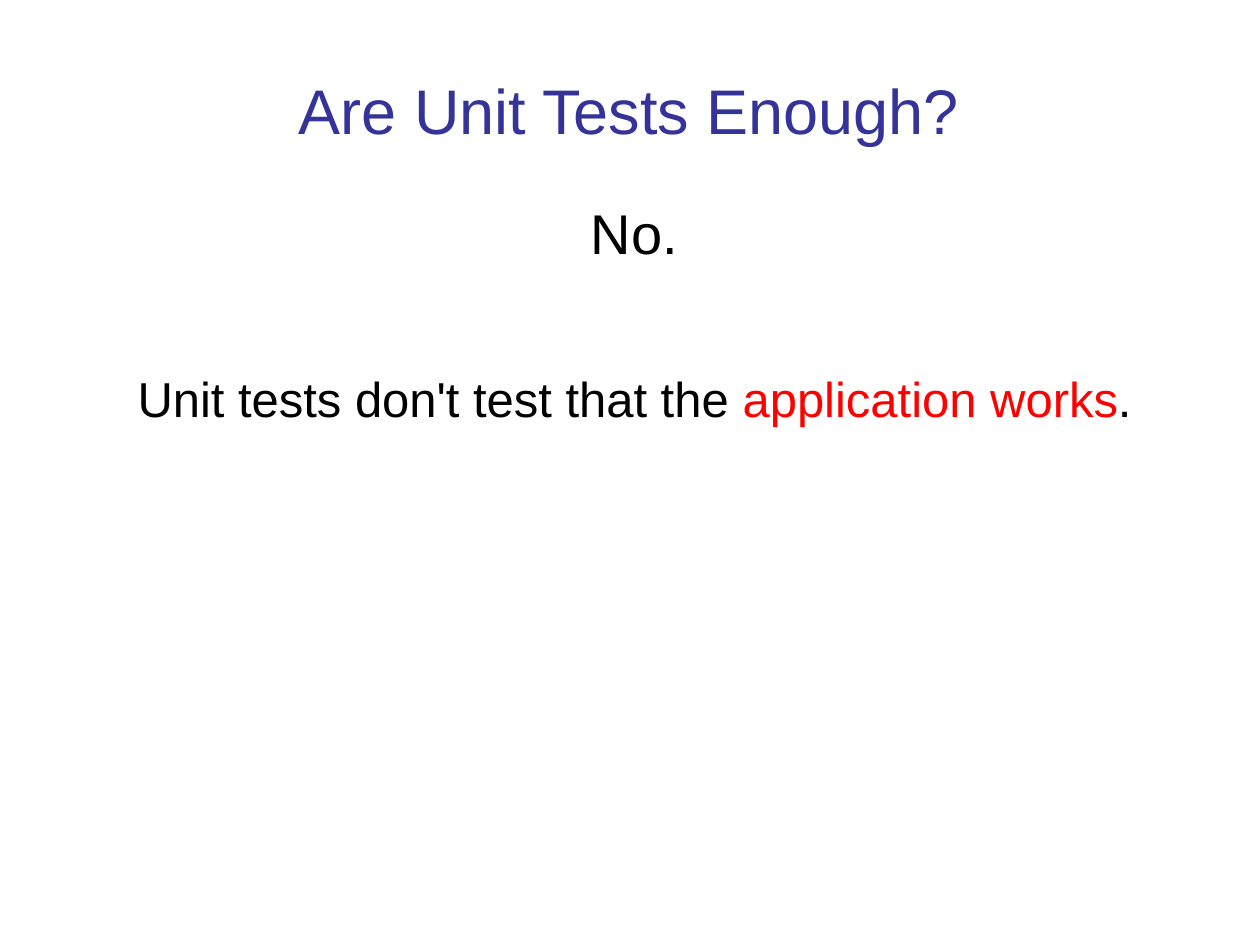
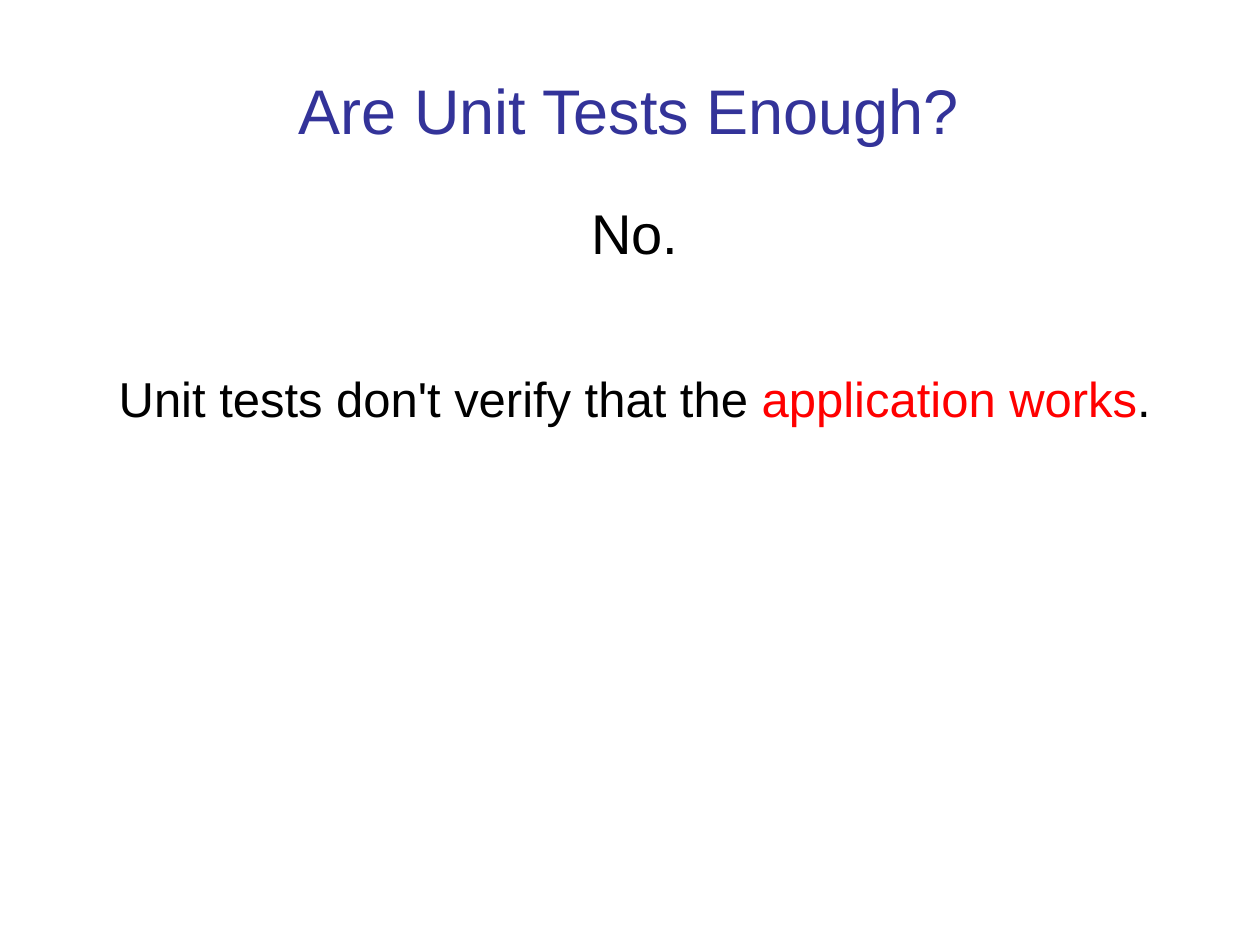
Before and after one commit to cpske/ISP, a slide deck: slide 17 of testing/WebTesting.ppt. Drawn at 1260x945 pixels with LibreOffice and Linux fonts; fonts in the diff are those of the drawing. Boxes give left, top, right and bottom in pixels: in the first picture for what was removed or moved away, otherwise in the second. Text is boxed around its words. In the diff, an @@ line names an element or a change of style, - is before the commit and + after.

```diff
--- a/testing/WebTesting.ppt
+++ b/testing/WebTesting.ppt
@@ text at [119,381,1150,427]: text changed @@
-Unit tests don't test that the application works.
+Unit tests don't verify that the application works.
```
Also in this commit, not shown: 9 other slides changed, 6 other files.
